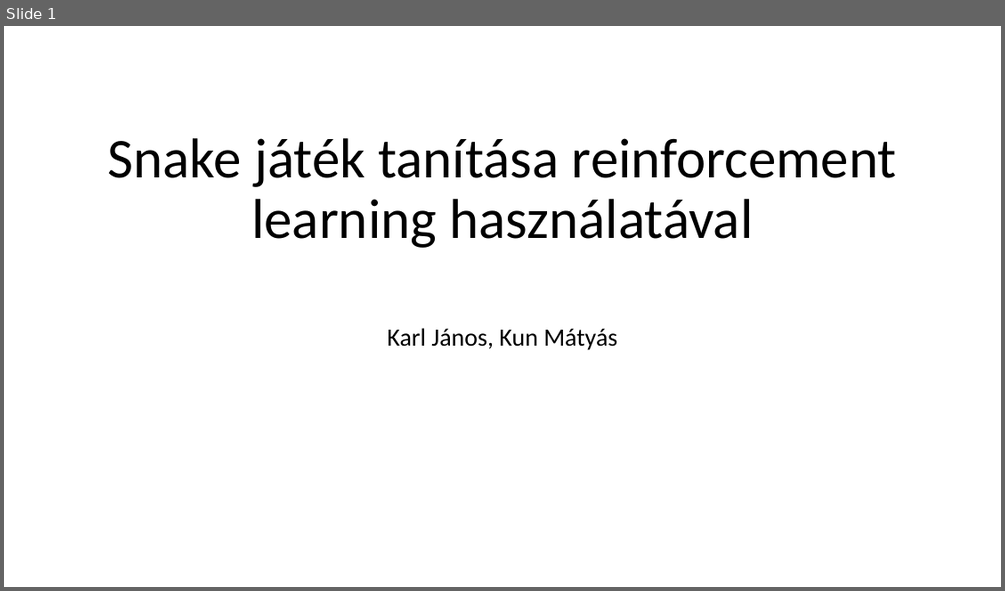
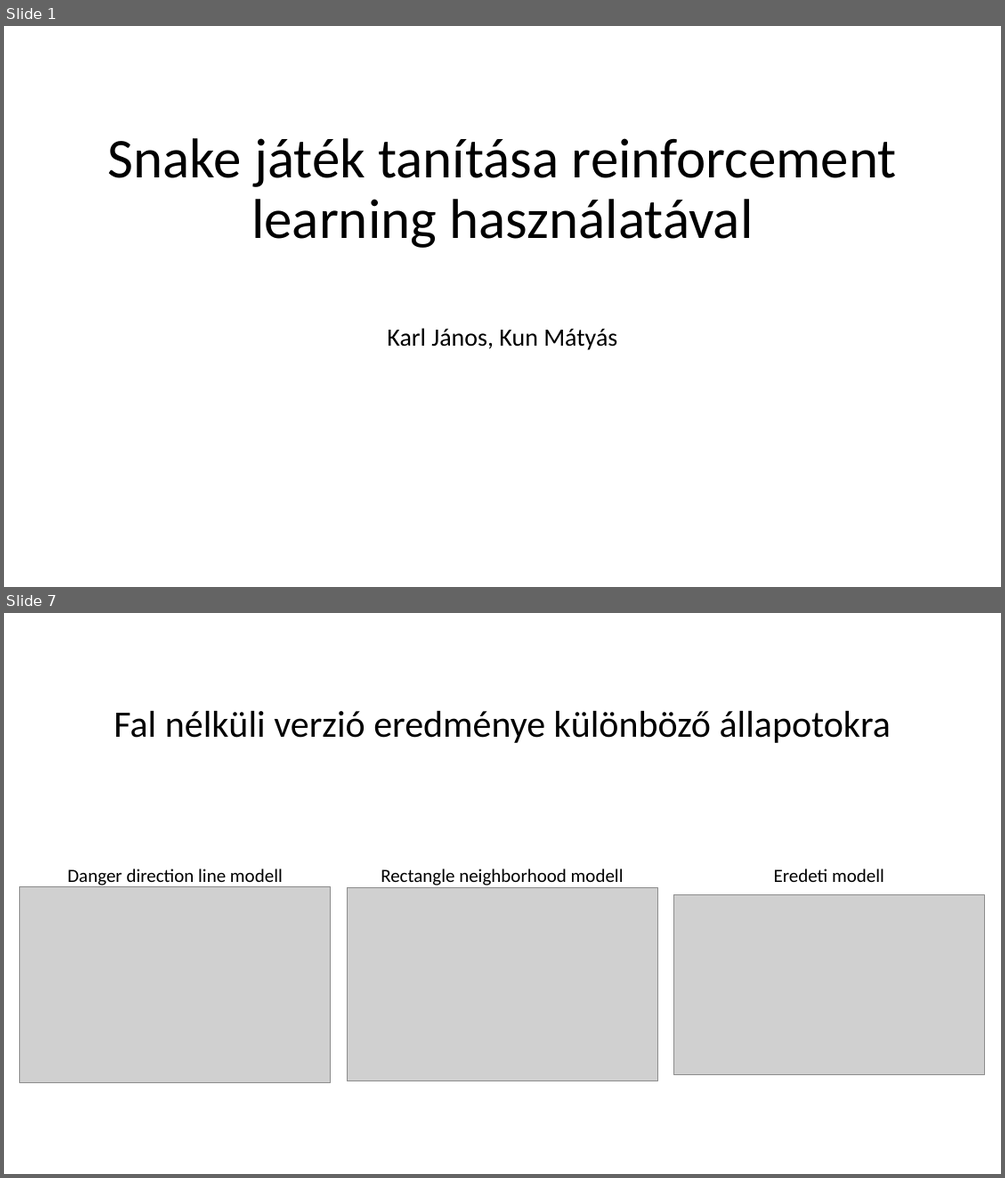
Before and after one commit to kunmts/Snake_AI_gyak, a slide deck: Projektmunka_KarlJanos_KunMatyas.pptx. Shown one above the other, each under a label of ours: slide 1 before the commit, slides 1 and 7 after it; the slides between them are not shown. The pictures are 1005x591 and 1005x1178 pixels, drawn with LibreOffice and Linux fonts; fonts in the diff are those of the drawing; grey boxes stand for pictures. Boxes give left, top, right and bottom in pixels: in the first picture for what was removed or moved away, otherwise in the second. Text is boxed around its words. In the diff, an @@ line names an element or a change of style, - is before the commit and + after.

```diff
--- a/Projektmunka_KarlJanos_KunMatyas.pptx
+++ b/Projektmunka_KarlJanos_KunMatyas.pptx
@@ slide 7 added at <box>4,613,1001,1174</box>, background #FFFFFF @@
@@ title added at <box>113,711,890,743</box>, 36 pt, text #000000 @@
+Fal nélküli verzió eredménye különböző állapotokra
@@ text added at <box>67,868,283,888</box>, 18 pt, text #000000 @@
+Danger direction line modell
@@ text added at <box>380,868,623,888</box>, 18 pt, text #000000 @@
+Rectangle neighborhood modell
@@ text added at <box>774,868,884,882</box>, 18 pt, text #000000 @@
+Eredeti modell
@@ picture added at <box>20,887,330,1083</box> @@
@@ picture added at <box>348,888,657,1082</box> @@
@@ picture added at <box>674,895,985,1074</box> @@
```
Also in this commit, not shown: 2 slides changed, 8 other slides added, 2 slides removed.
